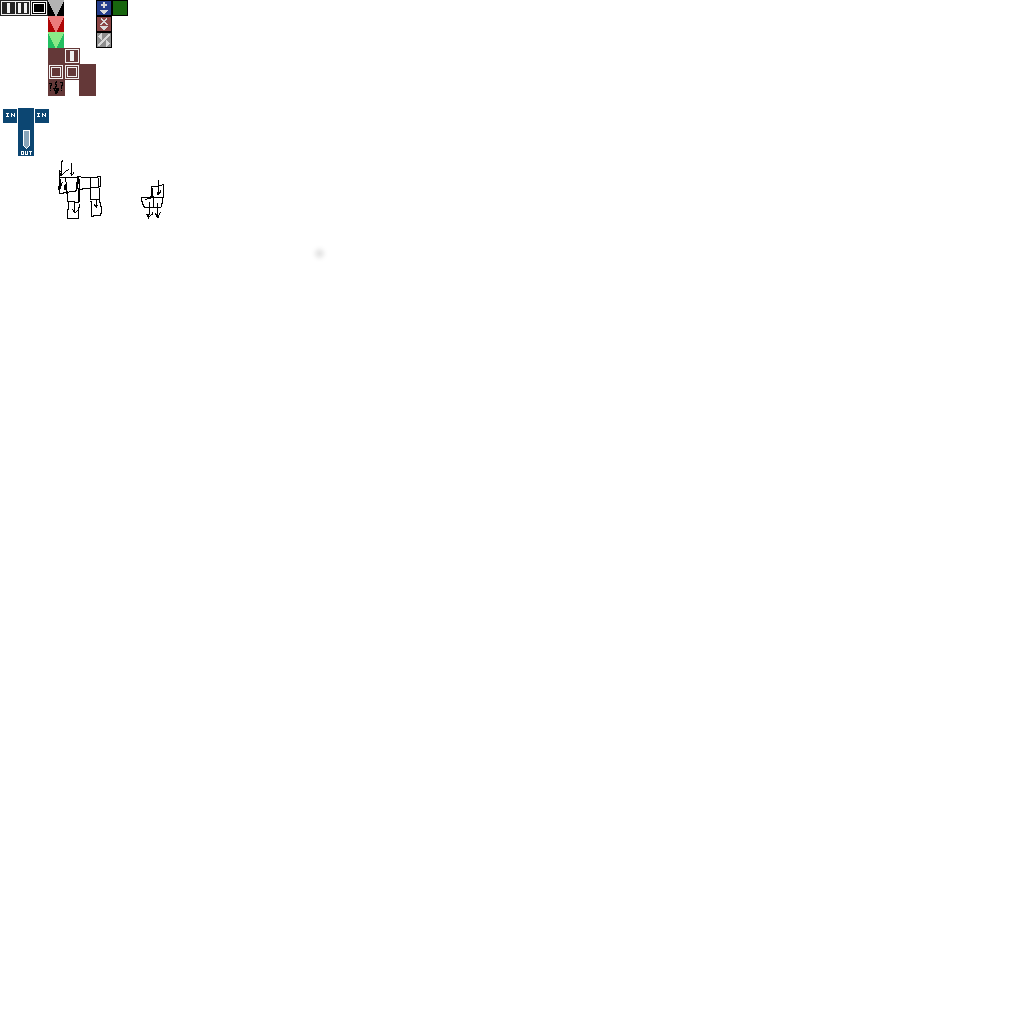
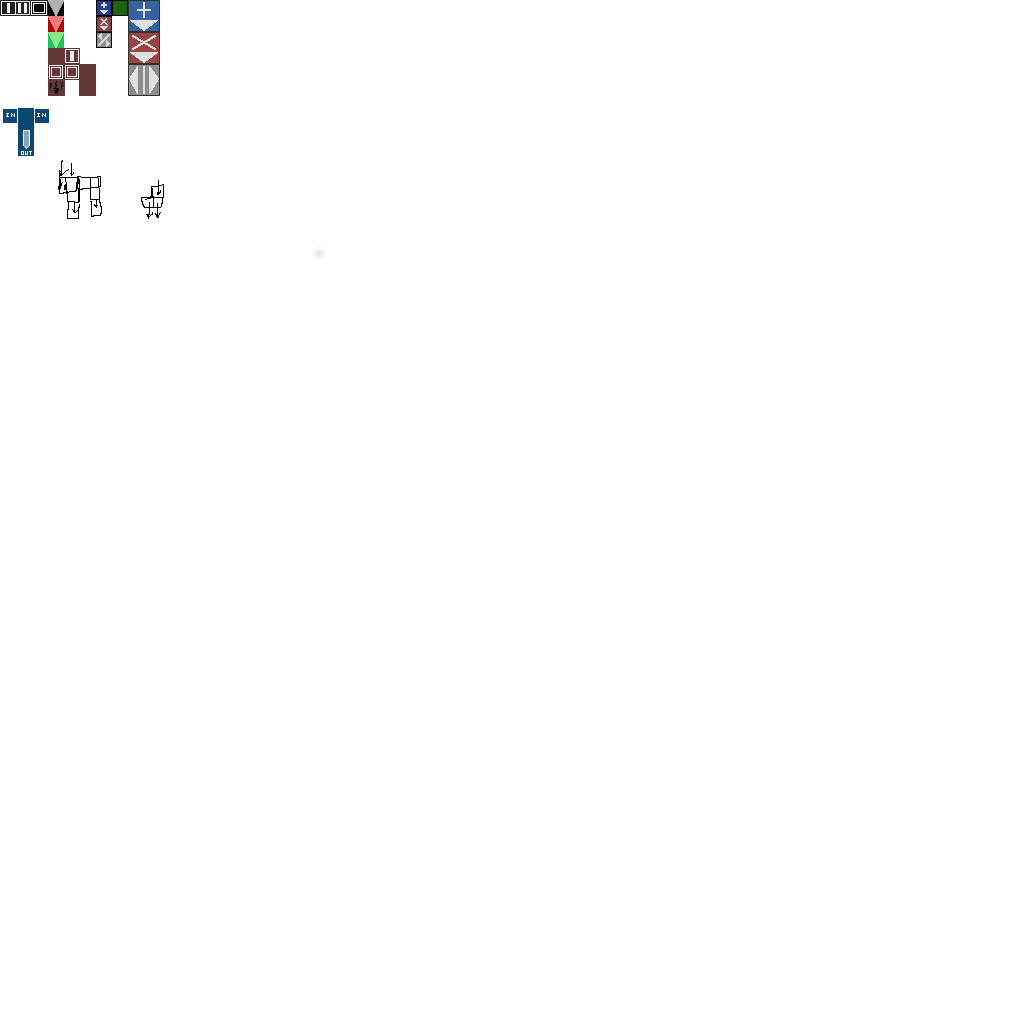
Comparing the layer stacks of the two 1024 × 1024 images. Changes:
added layer "big" above "small separator" over 128, 0, 160, 96
